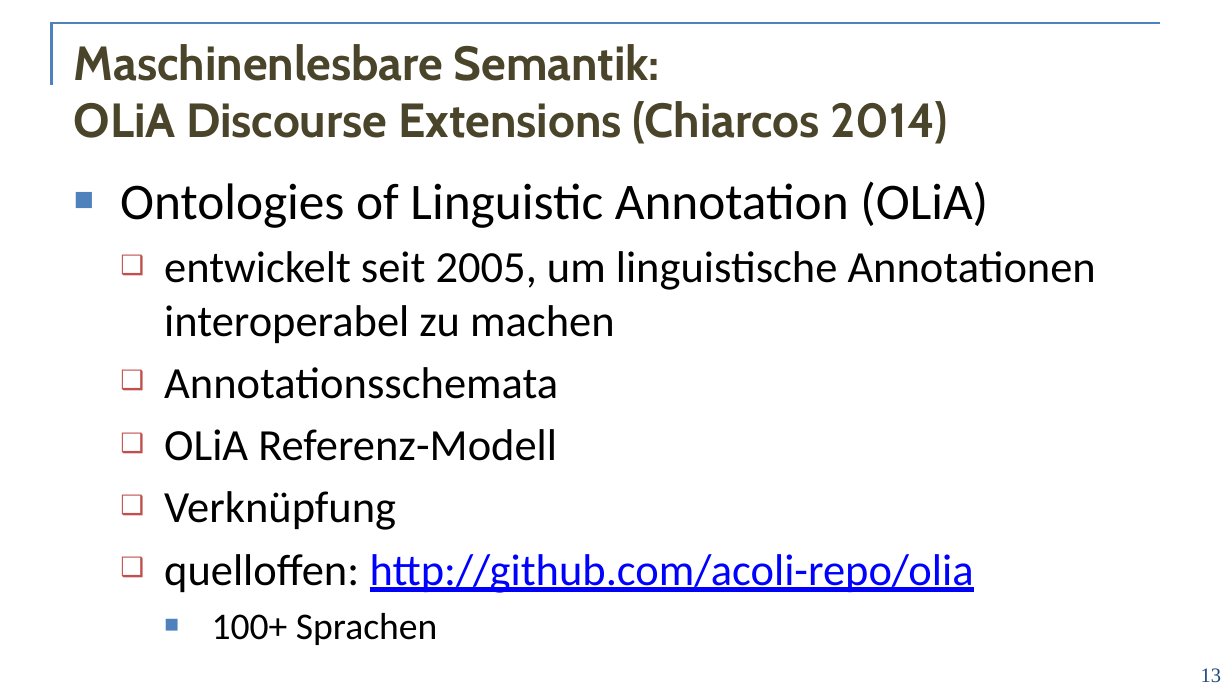
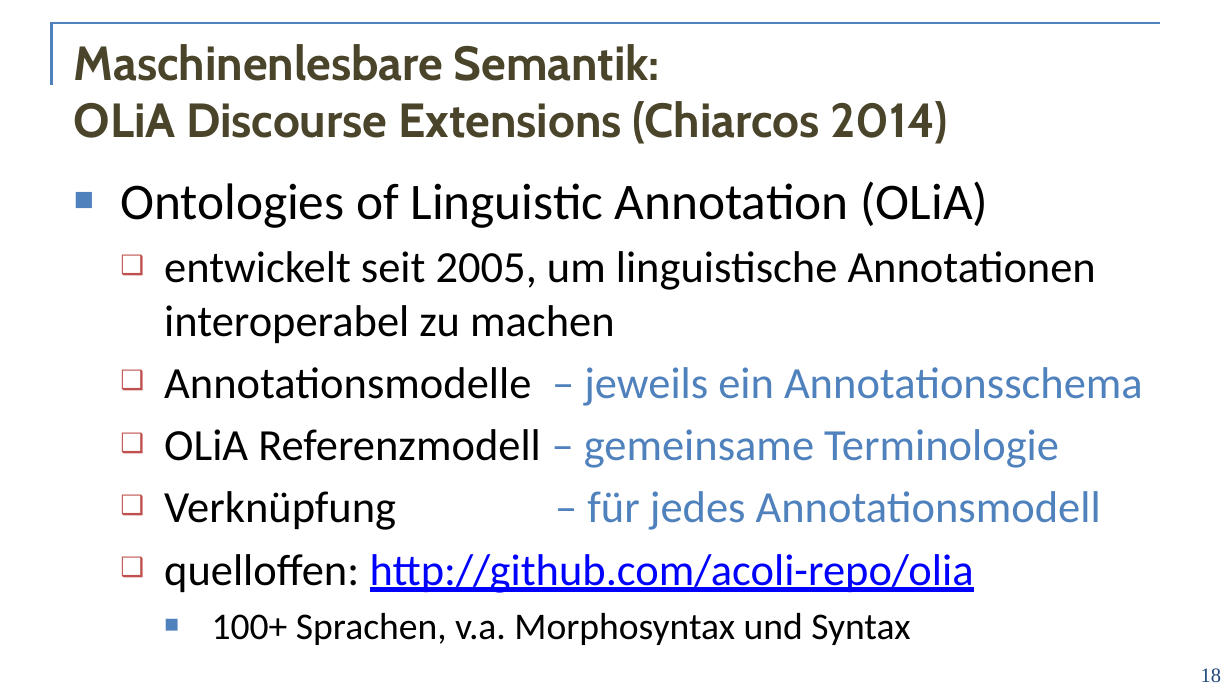
Before and after one commit to acoli-repo/rdf4discourse, a slide deck: slide 18 of doc/vortrag.pptx (slide 13 before the commit). Drawn at 1232x693 pixels with LibreOffice and Linux fonts; fonts in the diff are those of the drawing; background and template pictures are left out. Boxes give left, top, right and bottom in pixels: in the first picture for what was removed or moved away, otherwise in the second. Text is boxed around its words. In the diff, an @@ line names an element or a change of style, - is before the commit and + after.

```diff
--- a/doc/vortrag.pptx
+++ b/doc/vortrag.pptx
@@ text at [164, 367, 1143, 530]: text changed; text colour #000000 to #4F81BD @@
-  ❑ Annotationsschemata
-  ❑ OLiA Referenz-Modell
-  ❑ Verknüpfung
+  ❑ Annotationsmodelle – jeweils ein Annotationsschema
+  ❑ OLiA Referenzmodell – gemeinsame Terminologie
+  ❑ Verknüpfung – für jedes Annotationsmodell
@@ text at [212, 613, 910, 645]: text changed @@
-    ■ 100+ Sprachen
+    ■ 100+ Sprachen, v.a. Morphosyntax und Syntax
@@ page number at [1201, 668, 1221, 683]: text changed @@
-13
+18
```
Also in this commit, not shown: 27 other slides changed, 28 slides added, 31 slides removed, 2 other files.
